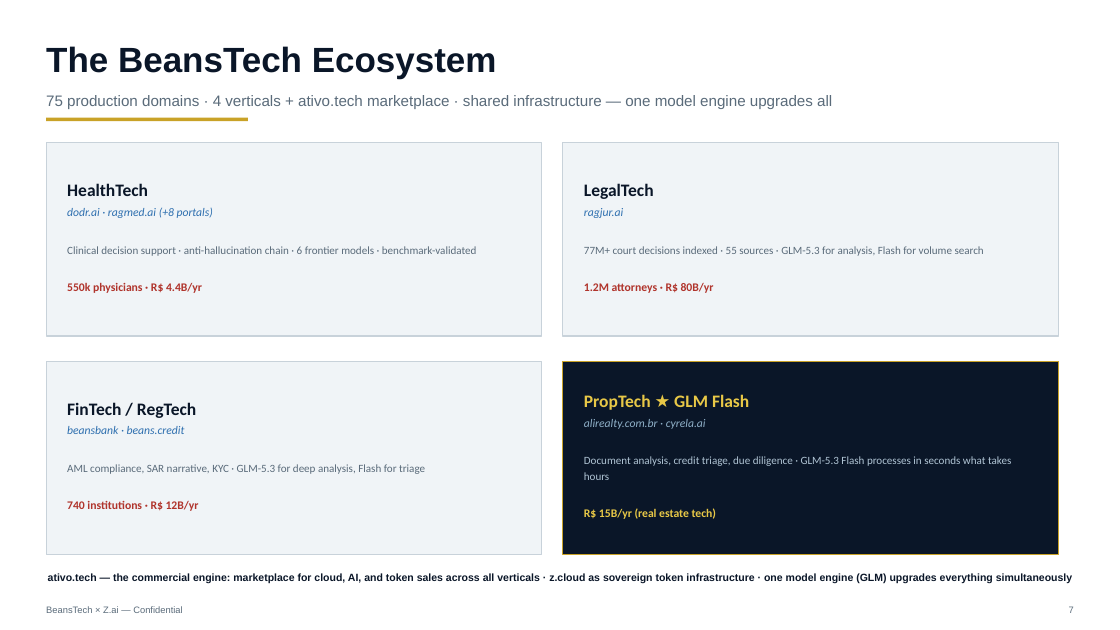
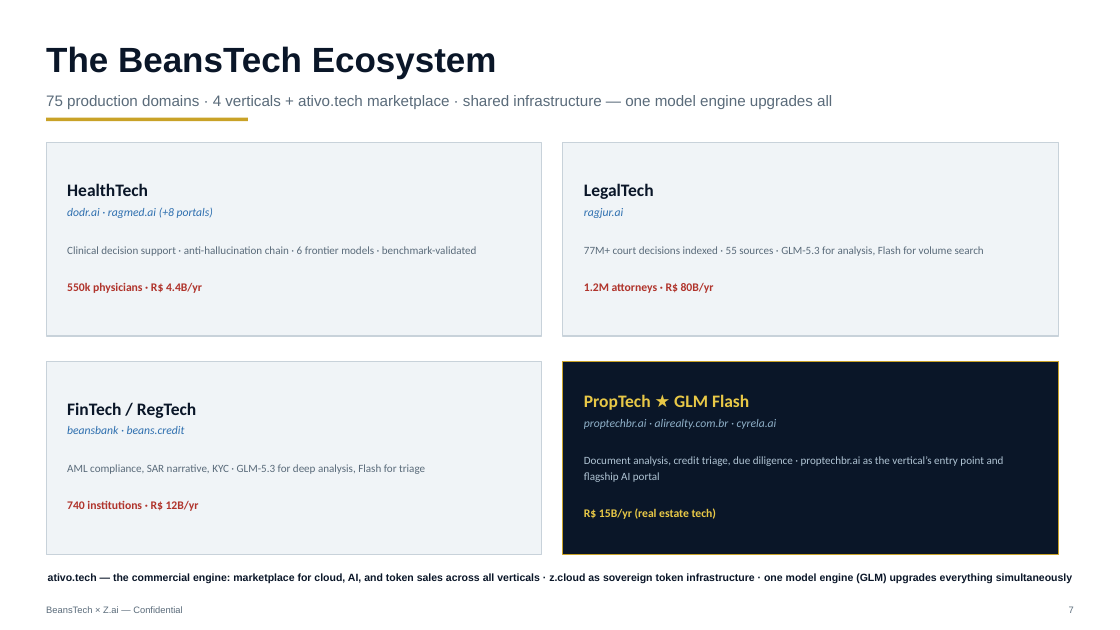
Before and after one commit to beanstechhub/healthtech-infra, a slide deck: slide 7 of apresentacoes/ZCloud-Zai-Parceria-EN.pptx. Drawn at 1120x630 pixels with LibreOffice and Linux fonts; fonts in the diff are those of the drawing. Boxes give left, top, right and bottom in pixels: in the first picture for what was removed or moved away, otherwise in the second. Text is boxed around its words. In the diff, an @@ line names an element or a change of style, - is before the commit and + after.

Commit message:
proptechbr.ai + pldbr.tech adicionados; z.cloud ownership sutil; 5 verticals

```diff
--- a/apresentacoes/ZCloud-Zai-Parceria-EN.pptx
+++ b/apresentacoes/ZCloud-Zai-Parceria-EN.pptx
@@ text at [584, 419, 1004, 482]: text changed @@
-alirealty.com.br · cyrela.ai
-Document analysis, credit triage, due diligence · GLM-5.3 Flash processes in seconds what takes hours
+proptechbr.ai · alirealty.com.br · cyrela.ai
+Document analysis, credit triage, due diligence · proptechbr.ai as the vertical’s entry point and flagship AI portal
```
Also in this commit, not shown: 3 other slides changed, 5 other files.
